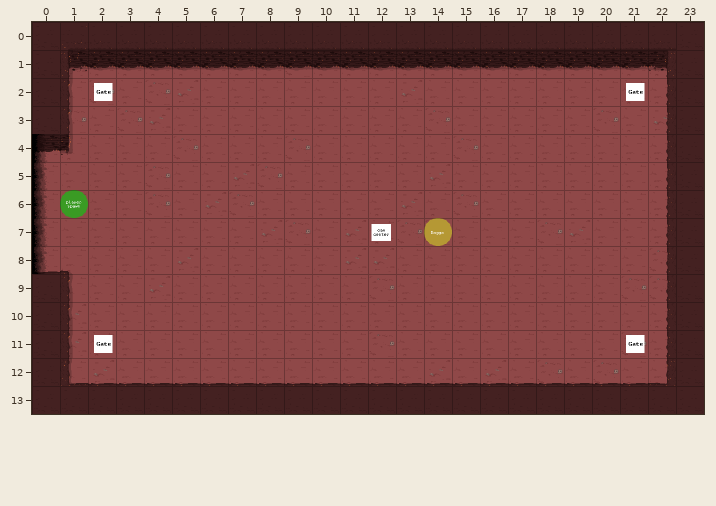
A Tiled map gets an edit: assets/tilemaps/level1BossRoom.tmx. Above is the file before it was changed.
Cells are 64x64 px. Shown: x 0..23, y 0..13.
Now the later version:
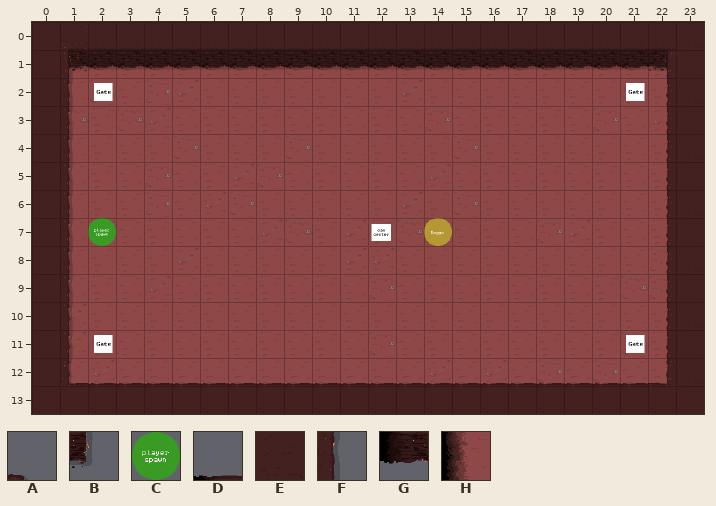
Key: from "tiles 1": A 3, B 13, C 16, D 19, E 21, F 22, G 29, H 39.
_ is an empty cell, # one hidden under a higher layer.
Tiles replaced or removed in this view: A, B, C, D, G, H.
What changed:
Changed rows in their new state; . is an unchanged cell.
Layer "0":
first column x 0:
 4 #
 5 #
 6 #
 7 #
 8 #
Layer "1":
first column x 0:
 4 EF
 5 EF
 6 EF
 7 EF
 8 EF
Layer "markers":
first column x 1:
 6 _.
 7 .C
Boxes around the changes in both pictures, in picture pixels (x1, y1, x2, y2):
changed: (32, 134, 116, 274)
